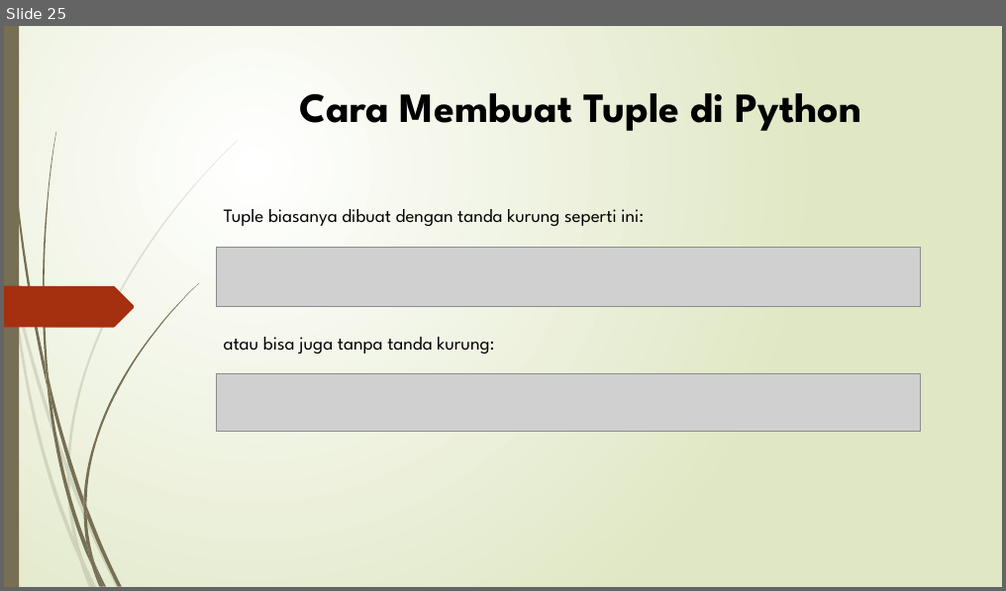
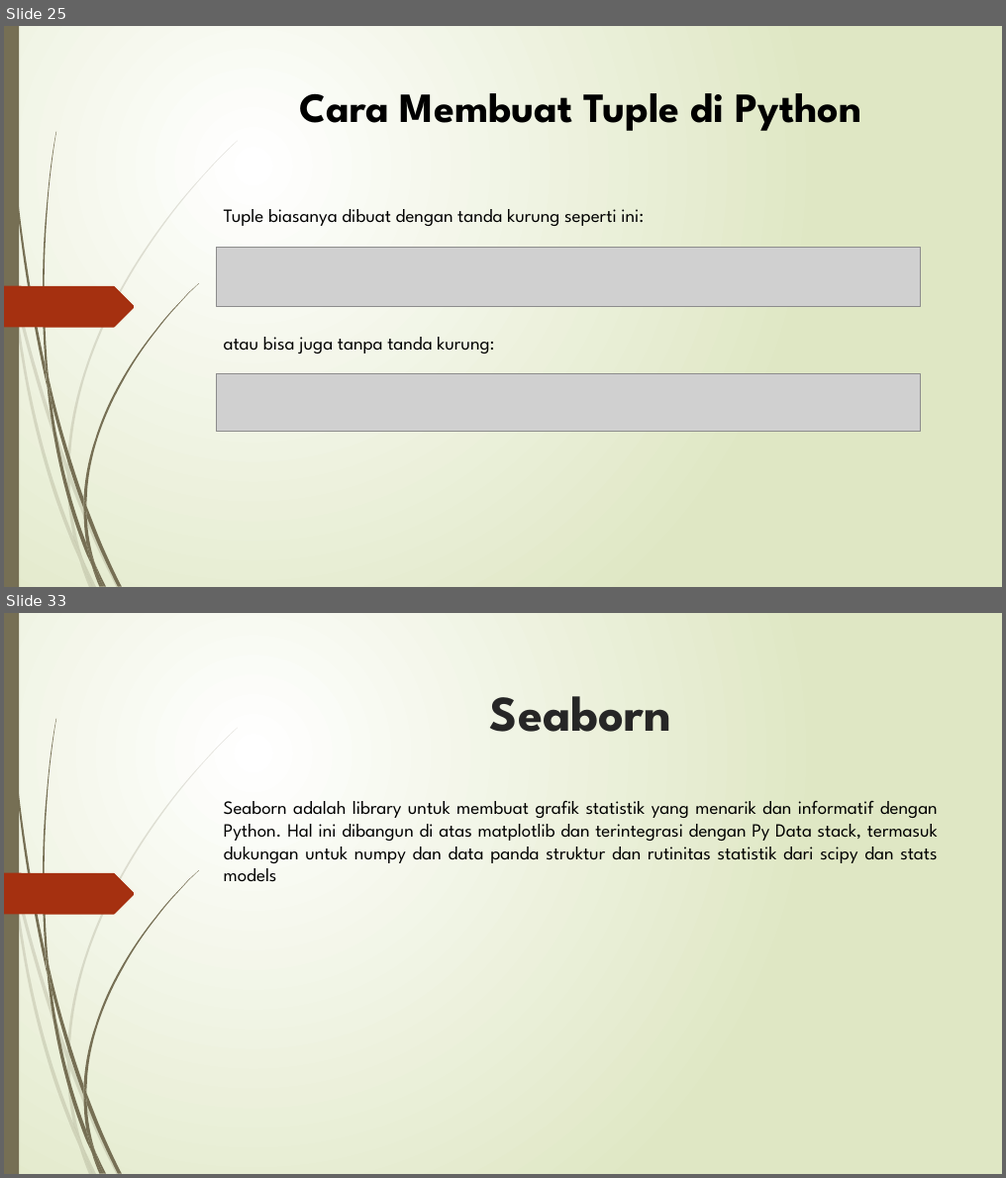
Before and after one commit to RizkyNugraha46/Pengantar-Deep-Learning, a slide deck: Tugas 1/Pengenalan Python.pptx. Shown one above the other, each under a label of ours: slide 25 before the commit, slides 25 and 33 after it; the slides between them are not shown. The pictures are 1006x591 and 1006x1178 pixels, drawn with LibreOffice and Linux fonts; fonts in the diff are those of the drawing; grey boxes stand for pictures. Boxes give left, top, right and bottom in pixels: in the first picture for what was removed or moved away, otherwise in the second. Text is boxed around its words. In the diff, an @@ line names an element or a change of style, - is before the commit and + after.

```diff
--- a/Tugas 1/Pengenalan Python.pptx
+++ b/Tugas 1/Pengenalan Python.pptx
@@ slide 33 added at (x1=4, y1=613, x2=1002, y2=1174), background gradient #FFFFFF to #DFE8C4; not listed: 24 template elements that a slide beside it also shows @@
@@ title added at (x1=490, y1=696, x2=671, y2=732), 48 pt, text #262626, bold @@
+Seaborn
@@ text added at (x1=224, y1=800, x2=938, y2=882), 18 pt, text #000000 @@
+Seaborn adalah library untuk membuat grafik statistik yang menarik dan informatif dengan Python. Hal ini dibangun di atas matplotlib dan terintegrasi dengan Py Data stack, termasuk dukungan untuk numpy dan data panda struktur dan rutinitas statistik dari scipy dan stats models
```
Also in this commit, not shown: 2 slides changed, 7 other slides added.
